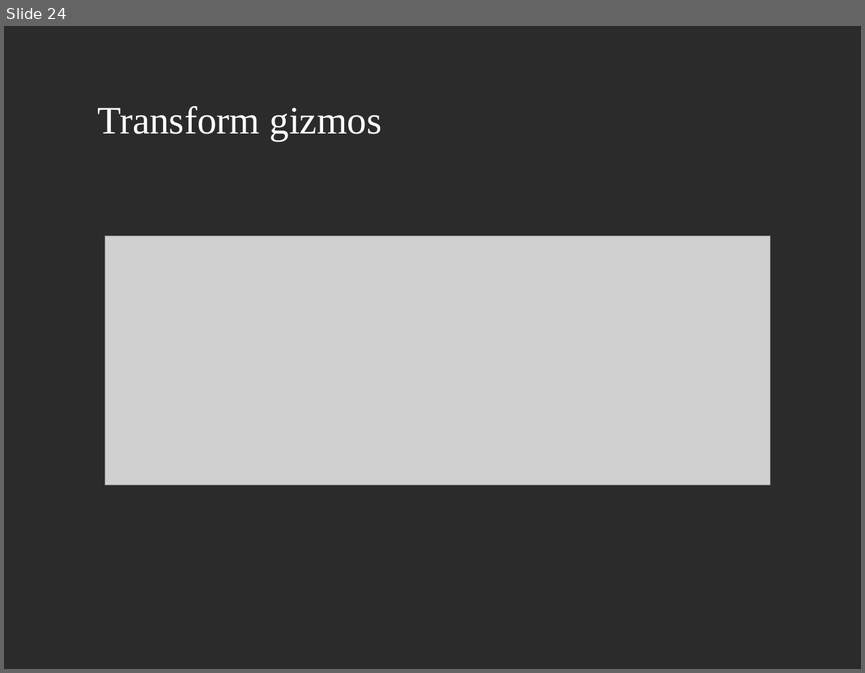
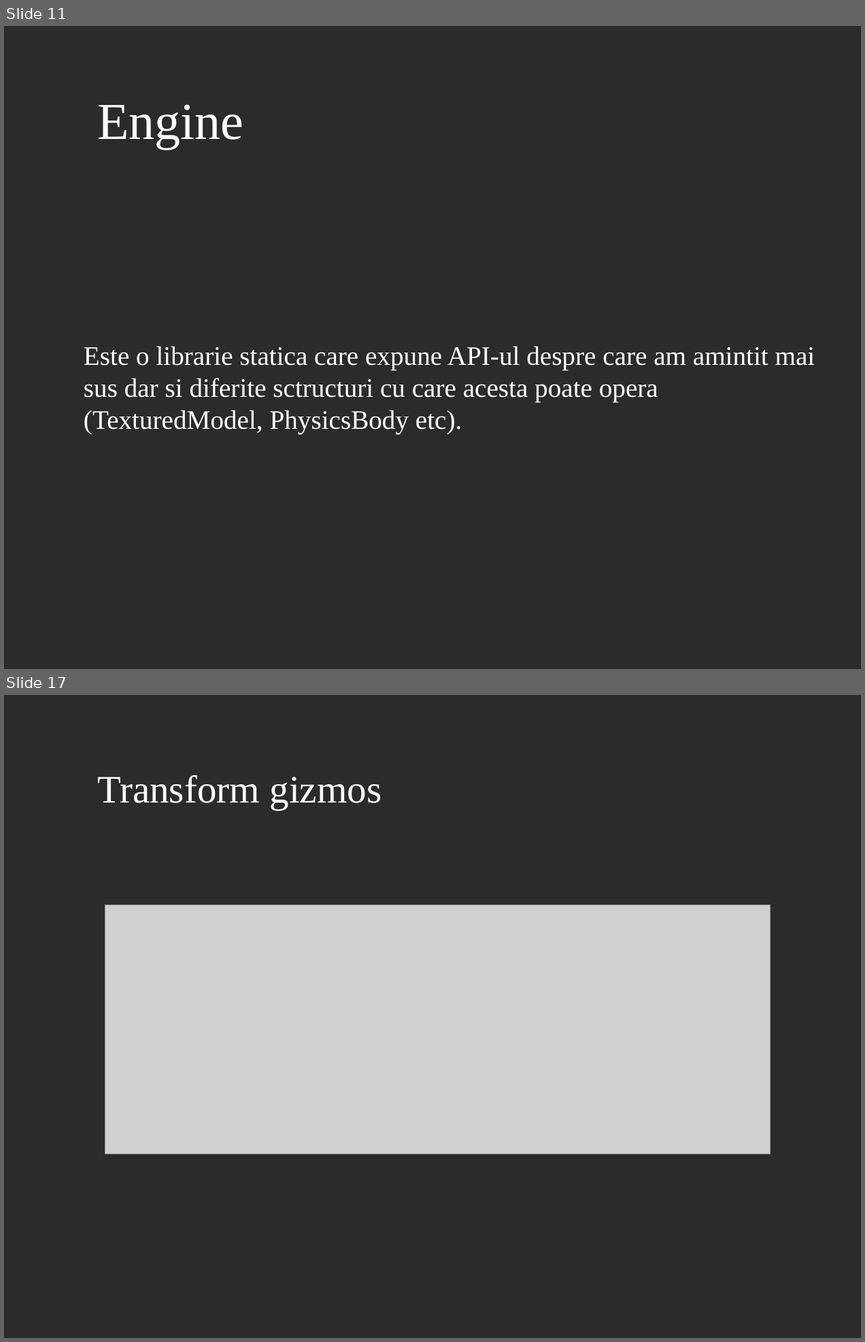
Before and after one commit to AlexandruScutaru/Licenta2019AlexandruOvidiuScutaru, a slide deck: GameEngine3D_prezentare.odp. Shown one above the other, each under a label of ours: slide 24 before the commit, slides 11 and 17 after it; the slides between them are not shown. The pictures are 865x673 and 865x1342 pixels, drawn with LibreOffice and Linux fonts; fonts in the diff are those of the drawing; grey boxes stand for pictures; background and template pictures are left out; a plain dark background stands for a picture behind light text. Boxes give left, top, right and bottom in pixels: in the first picture for what was removed or moved away, otherwise in the second. Text is boxed around its words. In the diff, an @@ line names an element or a change of style, - is before the commit and + after.

```diff
--- a/GameEngine3D_prezentare.odp
+++ b/GameEngine3D_prezentare.odp
@@ slide 11 added at [4,26,861,669], background picture (left out) @@
@@ title added at [97,104,244,149], 48 pt, text #FFFFFF @@
+Engine
@@ text added at [84,346,815,433], 24.7 pt, text #FFFFFF @@
+Este o librarie statica care expune API-ul despre care am amintit mai sus dar si diferite sctructuri cu care acesta poate opera (TexturedModel, PhysicsBody etc).
@@ what was slide 24 is now slide 17 @@
```
Also in this commit, not shown: 4 slides changed, 11 other slides added, 22 slides removed.
